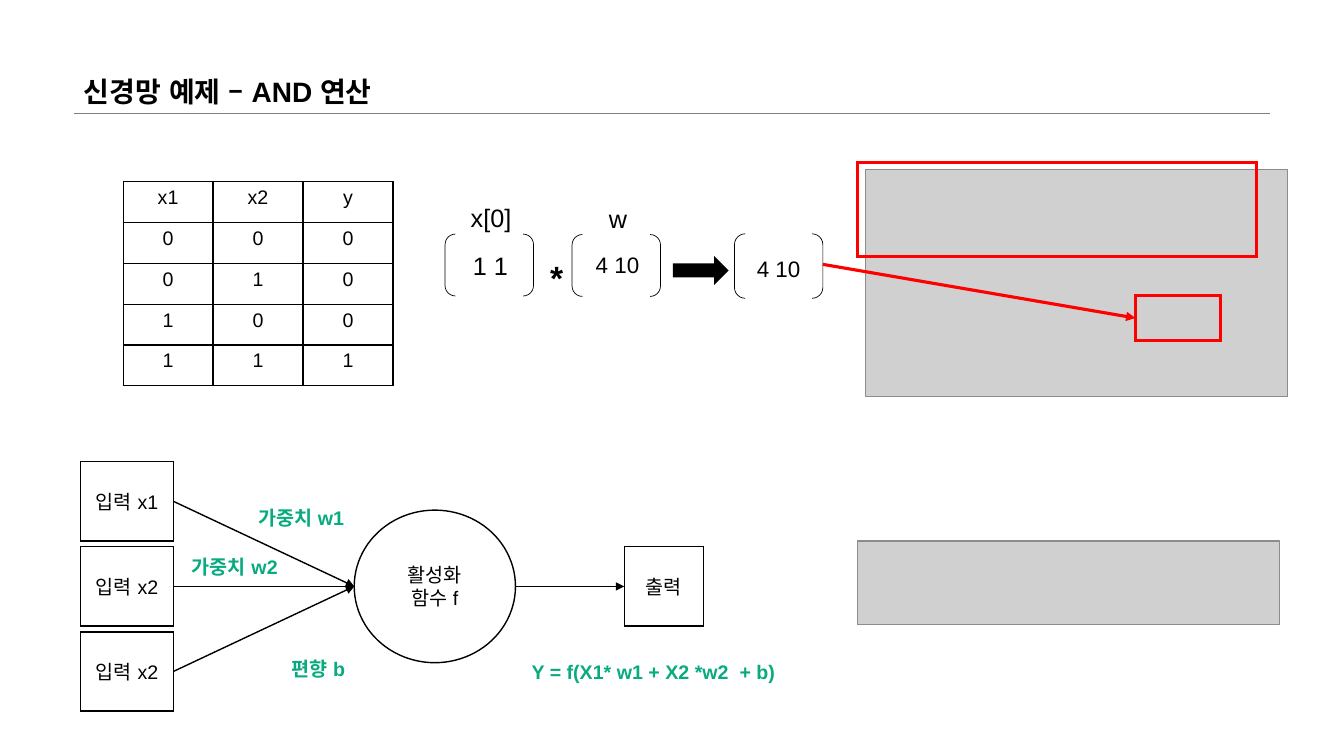
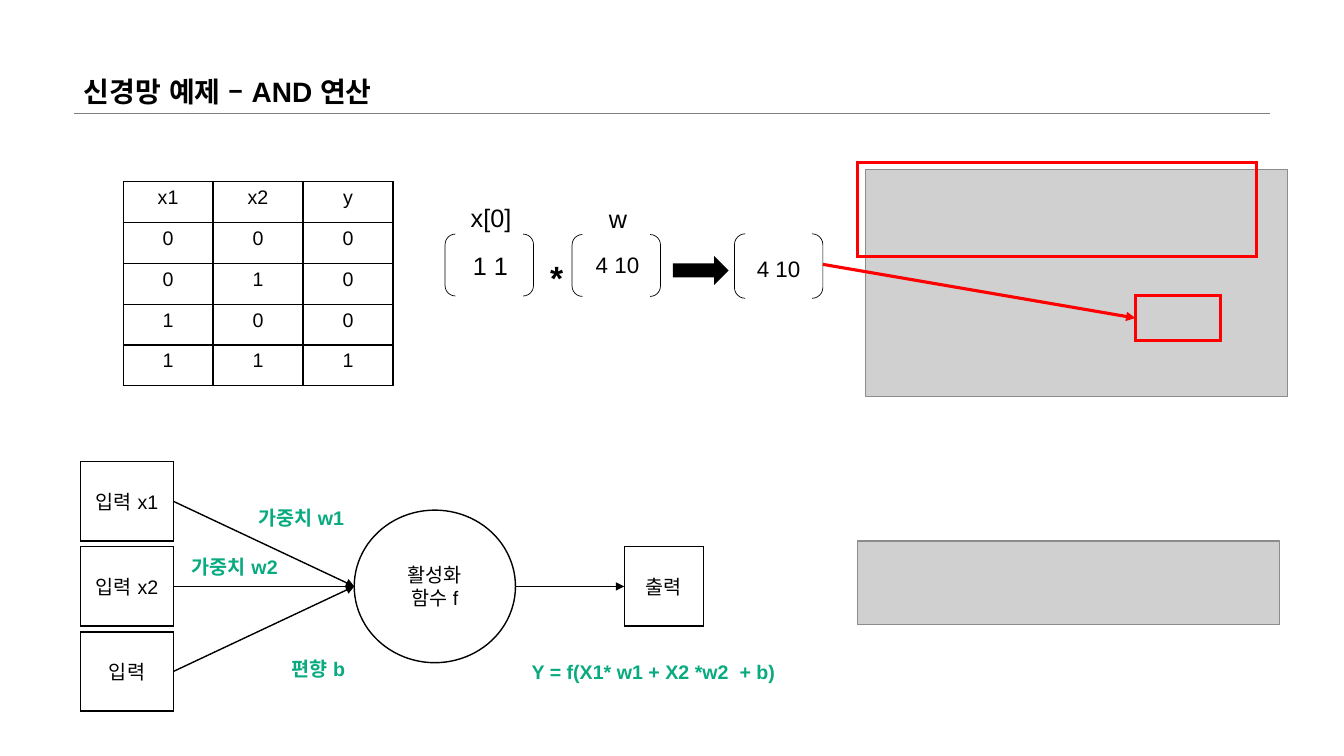
Before and after one commit to jiwon1202/2022_Lab_DeepLearning_Seminar, a slide deck: slide 16 of 2022_DeepLearning/02_seminar_221007/2차 연구실 딥러닝 세미나.pptx. Drawn at 1344x756 pixels with LibreOffice and Linux fonts; fonts in the diff are those of the drawing; grey boxes stand for pictures. Boxes give left, top, right and bottom in pixels: in the first picture for what was removed or moved away, otherwise in the second. Text is boxed around its words. In the diff, an @@ line names an element or a change of style, - is before the commit and + after.

```diff
--- a/2022_DeepLearning/02_seminar_221007/2차 연구실 딥러닝 세미나.pptx
+++ b/2022_DeepLearning/02_seminar_221007/2차 연구실 딥러닝 세미나.pptx
@@ text in rectangle at [109, 662, 145, 681]: text changed @@
-입력 x2
+입력
```
Also in this commit, not shown: 1 other slide changed.
